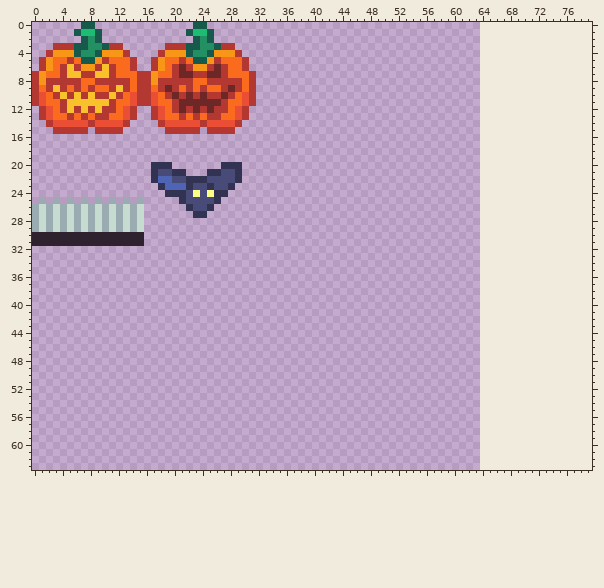
Sprite sheet, stored at assets/sprites/objects.png. This is how it looked before the edit.
The file is 64x64 pixels. The old version is drawn lined up with the new one, on the new canvas.
Now the later version:
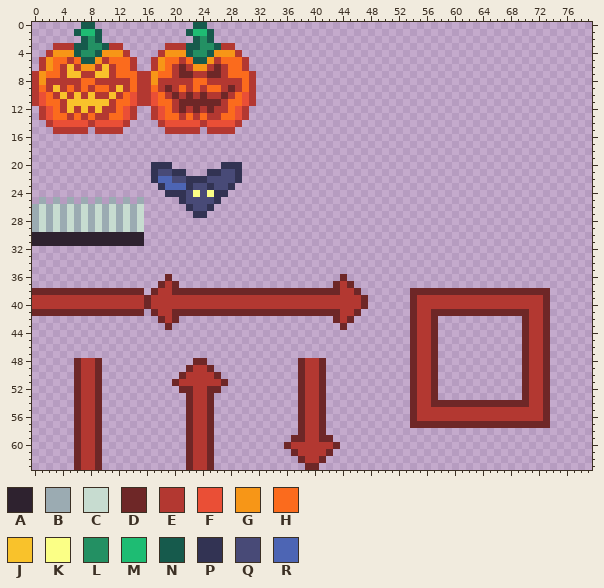
Palette (. is transparent): A #2e222f  B #9babb2  C #c7dcd0  D #6e2727  E #b33831  F #ea4f36  G #f79617  H #fb6b1d  J #f9c22b  K #fbff86  L #239063  M #1ebc73  N #165a4c  P #323353  Q #484a77  R #4d65b4
From old to new:
canvas 64x64 -> 80x64
Changed rows in their new state; - is an unchanged pixel.
first column x 0:
36 -------------------D------------------------D-----------------------------
37 ------------------DED----------------------DED----------------------------
38 DDDDDDDDDDDDDDDD-DEEDDDDDDDDDDDDDDDDDDDDDDDDEED-------DDDDDDDDDDDDDDDDDDDD
39 EEEEEEEEEEEEEEEEDEEEEEEEEEEEEEEEEEEEEEEEEEEEEEED------DEEEEEEEEEEEEEEEEEED
40 EEEEEEEEEEEEEEEEDEEEEEEEEEEEEEEEEEEEEEEEEEEEEEED------DEEEEEEEEEEEEEEEEEED
41 DDDDDDDDDDDDDDDD-DEEDDDDDDDDDDDDDDDDDDDDDDDDEED-------DEEDDDDDDDDDDDDDDEED
42 ------------------DED----------------------DED--------DEED------------DEED
43 -------------------D------------------------D---------DEED------------DEED
44 ------------------------------------------------------DEED------------DEED
45 ------------------------------------------------------DEED------------DEED
46 ------------------------------------------------------DEED------------DEED
47 ------------------------------------------------------DEED------------DEED
48 ------DEED-------------DD-------------DEED------------DEED------------DEED
49 ------DEED------------DEED------------DEED------------DEED------------DEED
50 ------DEED-----------DEEEED-----------DEED------------DEED------------DEED
51 ------DEED----------DEEEEEED----------DEED------------DEED------------DEED
52 ------DEED-----------DDEEDD-----------DEED------------DEED------------DEED
53 ------DEED------------DEED------------DEED------------DEED------------DEED
54 ------DEED------------DEED------------DEED------------DEEDDDDDDDDDDDDDDEED
55 ------DEED------------DEED------------DEED------------DEEEEEEEEEEEEEEEEEED
56 ------DEED------------DEED------------DEED------------DEEEEEEEEEEEEEEEEEED
57 ------DEED------------DEED------------DEED------------DDDDDDDDDDDDDDDDDDDD
58 ------DEED------------DEED------------DEED--------------------------------
59 ------DEED------------DEED-----------DDEEDD-------------------------------
60 ------DEED------------DEED----------DEEEEEED------------------------------
61 ------DEED------------DEED-----------DEEEED-------------------------------
62 ------DEED------------DEED------------DEED--------------------------------
63 ------DEED------------DEED-------------DD---------------------------------
Changed places in both pictures, as pixel boxes (x1, y1, x2, y2):
added: (32, 274, 368, 330)
added: (410, 288, 550, 428)
added: (74, 358, 102, 470)
added: (172, 358, 228, 470)
added: (284, 358, 340, 470)
